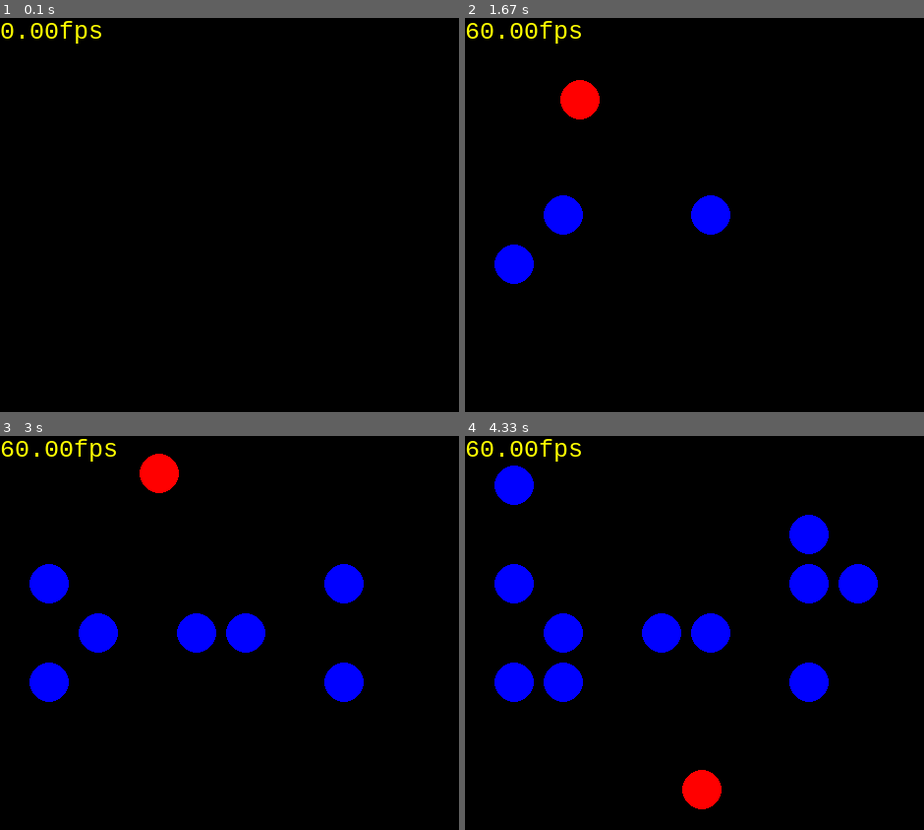
Above: before the commit, frames 1-4 (two rows, left to right).
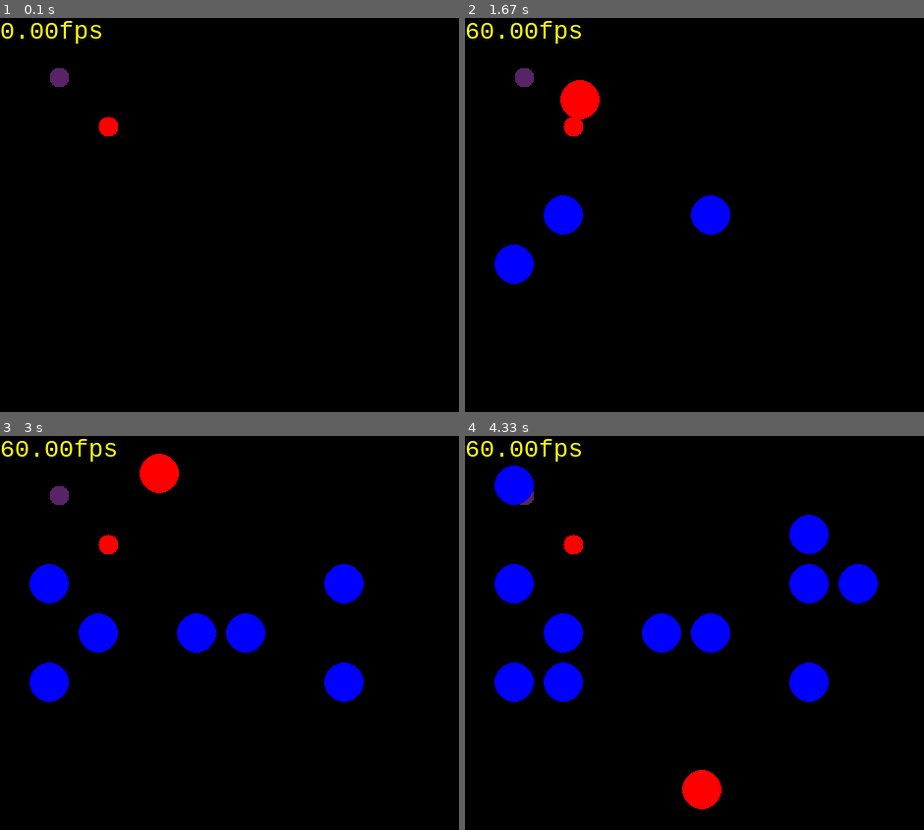
Above: after the commit, the same moments.

Repository: brainelectronics/towerDefensePygame
Game: pygame game, started from main.py
The game is run twice, just before and just after one commit, with the same random seed, the same clock (stepped at 60 frames per second) and the same inputs. The source is Python 2; it was converted automatically to run under Python 3.
Inputs (mouse positions are in pixels of both pictures, inside the frame that each line leads up to):
- Up to frame 1 (0.1 s): no input
- Up to frame 2 (1.67 s): click (712, 215) at 0.38 s; click (593, 218) at 0.72 s; click (556, 309) at 1.05 s; right-click (593, 136) at 1.38 s
- Up to frame 3 (3 s): click (68, 621) at 1.72 s; click (243, 680) at 2.05 s; click (371, 696) at 2.38 s; click (376, 597) at 2.72 s
- Up to frame 4 (4.33 s): click (864, 625) at 3.05 s; click (813, 562) at 3.38 s; click (561, 499) at 3.72 s; click (593, 703) at 4.05 s

The runs differ from the first frame. In frame 1, 0.3% of the frame differs, in the area x 10-26%, y 12-30%; in frame 2, 0.3%; in frame 3, 0.3%; in frame 4, 0.2%.

Commit message:
added pictures to test

Diff:
--- a/GUI.py
+++ b/GUI.py
@@ -49,8 +49,15 @@
 	def render(self, fps):
 		"""add a function to draw only the moved elements since last frame"""
 		self.myScreen.fill((0, 0, 0)) # clear screen with black
-	    #img=pygame.image.load('blue-dot.png')
-		#self.myScreen.blit(img, (0,0))
+
+		"""still problems working with more than one scaled image"""
+		imgBlue=pygame.image.load('blue-dot.png')
+		imgBlue = pygame.transform.scale(imgBlue, (20, 20))
+		self.myScreen.blit(imgBlue, (50,50))
+
+		imgRed=pygame.image.load('red-dot.png')
+		imgRed = pygame.transform.scale(imgRed, (20, 20))
+		self.myScreen.blit(imgRed, (100,100))
 
 		for  mob in self.dict_objects['mobs']:
 			#print("Mob x=%d y=%d" %(mob[0], mob[1]))
@@ -62,4 +69,14 @@
 
 		label = self.myfont.render(("%0.2ffps" %(fps)), 1, (255,255,0))
 		self.myScreen.blit(label, (0, 0))
+
+	def drawObjects(self):
+		pygame.draw.polygon(self.myScreen, self.green, ((146, 0), (291, 106), (236, 277), (56, 277), (0, 106)))
+		pygame.draw.line(self.myScreen, self.blue, (60,60), (120, 60), 4)
+		pygame.draw.line(self.myScreen, self.blue, (120, 60), (60, 120), 4)
+		pygame.draw.line(self.myScreen, self.blue, (60, 120), (120, 120), 4)
+		pygame.draw.circle(self.myScreen, self.blue, (300, 50), 20, 0)
+		pygame.draw.ellipse(self.myScreen, self.red, (300, 200, 40, 80), 1)
+		pygame.draw.rect(self.myScreen, self.red, (200, 150, 100, 50))
+
     	#pygame.draw.circle(screen, blue, (300, 50), 20, 0)
--- a/main.py
+++ b/main.py
@@ -119,7 +119,6 @@
 	        #self.gui.render((self.screen)) #geht
 	        '''render now next frame, parameter for FPS info label'''
 	        self.gui.render((self.targetFPS))
-
 	        # show on screen window
 	        pygame.display.flip()
 
Not shown, changed: GUI.pyc
